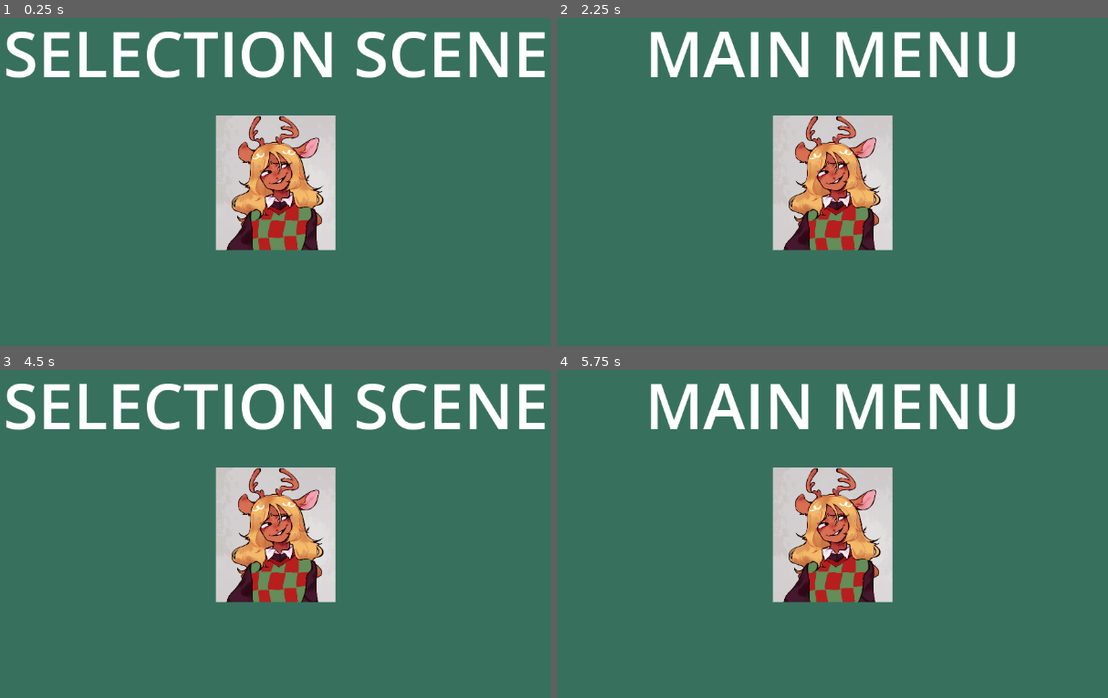
Above: before the commit, frames 1-4 (two rows, left to right).
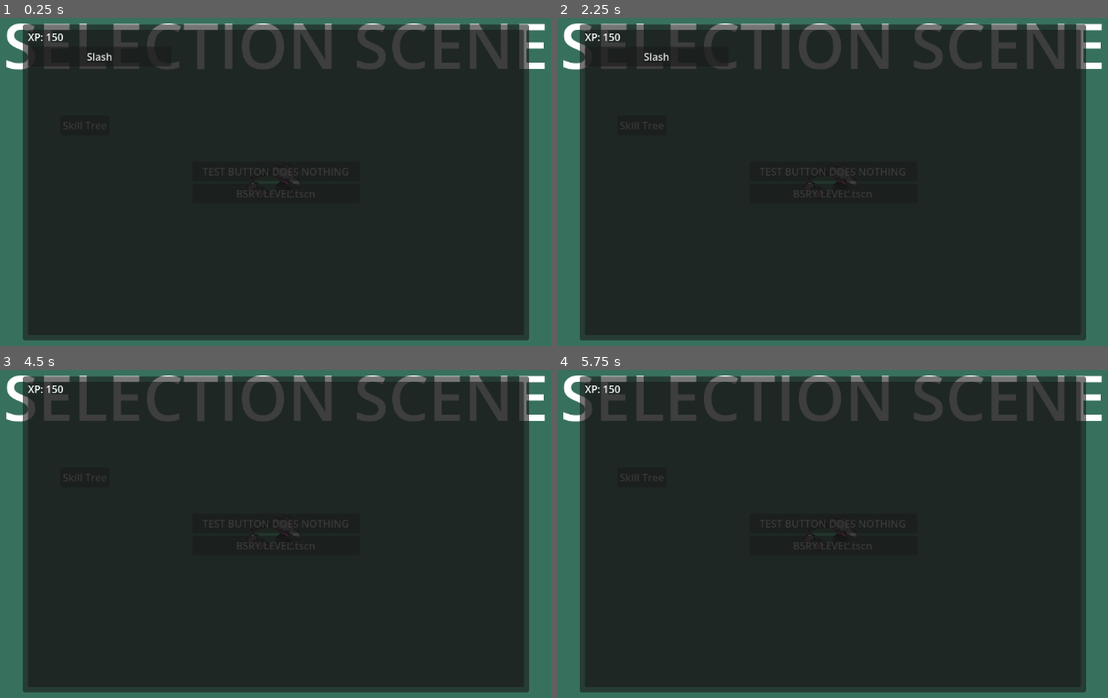
Above: after the commit, the same moments.

Repository: oNeko1/Personal-Project-with-Elroy
Game: Godot game, scene res://Selection_Scene.tscn
Same seed, same stepped clock (60 frames per second), same inputs: the game is played once before the commit and once after it. This scene is started directly instead of the project's main scene.
Inputs (mouse positions are in pixels of both pictures, inside the frame that each line leads up to):
- Up to frame 1 (0.25 s): no input
- Up to frame 2 (2.25 s): click (832, 182) at 0.52 s; click (832, 182) at 1.27 s; click (832, 172) at 2 s, where only the run after the commit has a clickable "TEST BUTTON DOES NOTHING"
- Up to frame 3 (4.5 s): click (275, 547) at 2.75 s, where only the run after the commit has a clickable "BSRY LEVEL.tscn"; click (82, 478) at 3.5 s, where only the run after the commit has a clickable "Skill Tree"; click (99, 409) at 4.25 s, where only the run after the commit has a clickable "Slash"
- Up to frame 4 (5.75 s): click (832, 534) at 5.02 s

The runs differ from the first frame. In frame 1, 89% of the frame differs, in the area x 1-100%, y 1-99%; in frame 2, 89%; in frame 3, 89%; in frame 4, 89%.

Commit message:
Skill Tree with Dynamic Loading, AudioHandler for Single Use Audio, Selection Screen Dynamic fetching of Levels

Diff:
--- /dev/null
+++ b/Scripts/audio_handler.gd
@@ -0,0 +1,31 @@
+extends Node
+
+var available_streams : int;
+var streams : Array[AudioStreamPlayer];
+
+func _ready() -> void:
+	available_streams = 10;
+	for i in range(available_streams):
+		var stream = AudioStreamPlayer.new();
+		stream.finished.connect(stream_playback_callback);
+		add_child(stream);
+		streams.append(stream);
+
+func loan_stream(audio_file : AudioStream) -> bool:
+	assert(streams.size() > 0); ## Must have streams to loan
+	if (available_streams <= 0): return false;
+
+	available_streams -= 1;
+	var stream = streams.pop_front();
+	streams.push_back(stream);
+
+	stream.stream = audio_file;
+	stream.play();
+
+	print("Sanity Check Streams Count: %s" % streams.size());
+	return true;
+
+func stream_playback_callback() -> void:
+	available_streams += 1;
+	print("Stream ended and returned");
+	print("Sanity Check Streams Count: %s" % streams.size());
--- /dev/null
+++ b/Scripts/data_handler.gd
@@ -0,0 +1,16 @@
+extends Node
+
+@export var xp : int = 0;
+@export var skills : Array[SkillResource];
+
+func _deserialize() -> void:
+
+	pass
+
+func _serialize() -> void:
+	var save_data : String = JSON.stringify(self);
+	var save_file = FileAccess.open("user://debug.sav", FileAccess.WRITE);\
+	save_file.store_string(save_data);
+	save_file.close();
+
+	print(save_data);
--- /dev/null
+++ b/Scripts/game/data_handler.tscn
@@ -0,0 +1,8 @@
+[gd_scene format=3 uid="uid://doc5enpkcjaso"]
+
+[ext_resource type="Script" uid="uid://cqo3kk3io3gd2" path="res://Scripts/data_handler.gd" id="1_witxl"]
+
+[node name="DataHandler" type="Node" unique_id=291643003]
+script = ExtResource("1_witxl")
+xp = 150
+metadata/_custom_type_script = "uid://cqo3kk3io3gd2"
--- a/Selection_Scene.tscn
+++ b/Selection_Scene.tscn
@@ -1,8 +1,8 @@
 [gd_scene format=3 uid="uid://c03qdm88kdf1w"]
 
-[ext_resource type="Texture2D" uid="uid://cwae6ghrbo5oh" path="res://Assets/Images/Ralsei1.png" id="1_i5fru"]
-[ext_resource type="Texture2D" uid="uid://bxe7m3d0yos87" path="res://Assets/Images/Noelle.jpg" id="2_fl3d4"]
-[ext_resource type="Script" uid="uid://d2dheexcf6c5w" path="res://Assets/Scripts/test_button.gd" id="3_w0j5x"]
+[ext_resource type="Script" uid="uid://cfin71anhsq00" path="res://selection_scene.gd" id="1_7x141"]
+[ext_resource type="Texture2D" uid="uid://cwae6ghrbo5oh" path="res://Images/Ralsei1.png" id="1_i5fru"]
+[ext_resource type="Script" uid="uid://71l6gp0qnxgf" path="res://skill_tree.gd" id="3_vgv3v"]
 
 [sub_resource type="LabelSettings" id="LabelSettings_gtid3"]
 font_size = 100
@@ -14,6 +14,7 @@
 anchor_bottom = 1.0
 grow_horizontal = 2
 grow_vertical = 2
+script = ExtResource("1_7x141")
 
 [node name="Background" type="TextureRect" parent="." unique_id=690062233]
 layout_mode = 1
@@ -28,40 +29,90 @@
 
 [node name="Title" type="Label" parent="." unique_id=1490866648]
 layout_mode = 1
-anchors_preset = 8
+anchors_preset = 5
 anchor_left = 0.5
-anchor_top = 0.5
 anchor_right = 0.5
-anchor_bottom = 0.5
-offset_left = -127.0
-offset_top = -274.0
-offset_right = 127.0
-offset_bottom = -137.0
+offset_left = -431.0
+offset_top = 37.0
+offset_right = 431.0
+offset_bottom = 174.0
 grow_horizontal = 2
-grow_vertical = 2
 text = "SELECTION SCENE"
 label_settings = SubResource("LabelSettings_gtid3")
 horizontal_alignment = 1
 
-[node name="Test Button" type="TextureButton" parent="." unique_id=398248337]
+[node name="Levels" type="VBoxContainer" parent="." unique_id=1902612597]
 layout_mode = 1
 anchors_preset = 8
 anchor_left = 0.5
 anchor_top = 0.5
 anchor_right = 0.5
 anchor_bottom = 0.5
-offset_left = -94.75
-offset_top = -106.5
-offset_right = 94.75
-offset_bottom = 106.5
+offset_left = -132.5
+offset_top = -20.0
+offset_right = 132.5
+offset_bottom = 20.0
 grow_horizontal = 2
 grow_vertical = 2
-pivot_offset = Vector2(92.75, 100.5)
-texture_normal = ExtResource("2_fl3d4")
-ignore_texture_size = true
-stretch_mode = 0
-script = ExtResource("3_w0j5x")
-scene_to_go_to_path = "uid://brxa1v2cbo0mc"
 
-[connection signal="button_down" from="Test Button" to="Test Button" method="_change_scene"]
-[connection signal="button_down" from="Test Button" to="Test Button" method="_testing_thingy" binds= ["Bye Bye"]]
+[node name="Button" type="Button" parent="Levels" unique_id=355211736]
+layout_mode = 2
+text = "TEST BUTTON DOES NOTHING"
+
+[node name="Button" type="Button" parent="." unique_id=1911592592]
+layout_mode = 1
+anchors_preset = 8
+anchor_left = 0.5
+anchor_top = 0.5
+anchor_right = 0.5
+anchor_bottom = 0.5
+offset_left = -341.0
+offset_top = -106.0
+offset_right = -263.0
+offset_bottom = -75.0
+grow_horizontal = 2
+grow_vertical = 2
+text = "Skill Tree"
+
+[node name="Skill Tree" type="Panel" parent="." unique_id=1995261917]
+layout_mode = 1
+anchors_preset = 8
+anchor_left = 0.5
+anchor_top = 0.5
+anchor_right = 0.5
+anchor_bottom = 0.5
+offset_left = -400.0
+offset_top = -250.0
+offset_right = 400.0
+offset_bottom = 250.0
+grow_horizontal = 2
+grow_vertical = 2
+script = ExtResource("3_vgv3v")
+
+[node name="MarginContainer" type="MarginContainer" parent="Skill Tree" unique_id=756998947]
+layout_mode = 1
+anchors_preset = 15
+anchor_right = 1.0
+anchor_bottom = 1.0
+grow_horizontal = 2
+grow_vertical = 2
+theme_override_constants/margin_left = 8
+theme_override_constants/margin_top = 8
+theme_override_constants/margin_right = 8
+theme_override_constants/margin_bottom = 8
+
+[node name="Panel" type="Panel" parent="Skill Tree/MarginContainer" unique_id=1809837036]
+layout_mode = 2
+
+[node name="Skill Column" type="VBoxContainer" parent="Skill Tree/MarginContainer/Panel" unique_id=905389156]
+layout_mode = 1
+anchors_preset = 9
+anchor_bottom = 1.0
+offset_right = 227.0
+grow_vertical = 2
+
+[node name="XP Label" type="Label" parent="Skill Tree/MarginContainer/Panel/Skill Column" unique_id=1416675478]
+layout_mode = 2
+text = "XP: 0"
+
+[connection signal="pressed" from="Button" to="." method="skill_tree_visibility" binds= [true]]
--- /dev/null
+++ b/levels/BSRY LEVEL.tscn
@@ -0,0 +1,234 @@
+[gd_scene format=3 uid="uid://dafviaqim5xb2"]
+
+[ext_resource type="Script" uid="uid://dnsaigshyl7nt" path="res://Scripts/game/game_manager.gd" id="1_jky51"]
+[ext_resource type="Texture2D" uid="uid://d1thxqykmfj3q" path="res://Images/bsry_ns.png" id="2_ywmlf"]
+[ext_resource type="Texture2D" uid="uid://bxe7m3d0yos87" path="res://Images/Noelle.jpg" id="3_kiqy2"]
+[ext_resource type="Script" uid="uid://0cgcoghvobcy" path="res://skill_button.gd" id="4_lg8aw"]
+[ext_resource type="Environment" uid="uid://h803ea2s51pw" path="res://game_environment.tres" id="5_feele"]
+[ext_resource type="Script" uid="uid://rr8b50yxx50e" path="res://Scripts/game/camera_controller.gd" id="6_2k1ly"]
+[ext_resource type="Texture2D" uid="uid://c3484ykjsg4gy" path="res://Images/Grass.png" id="7_y3x1g"]
+[ext_resource type="Texture2D" uid="uid://dpflodnfswlm8" path="res://Images/Sky Temp.jpg" id="8_wt26i"]
+[ext_resource type="Script" uid="uid://dxjaw3ewa5q5r" path="res://Scripts/game/field_side.gd" id="9_exnu5"]
+[ext_resource type="PackedScene" uid="uid://bmye28lrencpa" path="res://unit_marker.tscn" id="10_cim07"]
+[ext_resource type="Script" uid="uid://ds5ioj772capv" path="res://Scripts/game/unit_marker.gd" id="11_ke5m2"]
+[ext_resource type="PackedScene" uid="uid://c1u3ix4i0rrj5" path="res://commander_marker.tscn" id="12_dcmkw"]
+[ext_resource type="PackedScene" uid="uid://b4jpoiji7e8uo" path="res://base_unit.tscn" id="13_q46sq"]
+[ext_resource type="Script" uid="uid://brsp8iphej1bg" path="res://Scripts/game/Units/commander_unit.gd" id="14_e8r7p"]
+
+[sub_resource type="LabelSettings" id="LabelSettings_n4psk"]
+font_size = 20
+font_color = Color(0, 0, 0, 1)
+
+[sub_resource type="StandardMaterial3D" id="StandardMaterial3D_fbudy"]
+albedo_texture = ExtResource("7_y3x1g")
+uv1_scale = Vector3(5, 5, 5)
+
+[sub_resource type="PlaneMesh" id="PlaneMesh_0m7cd"]
+material = SubResource("StandardMaterial3D_fbudy")
+size = Vector2(10, 10)
+
+[sub_resource type="StandardMaterial3D" id="StandardMaterial3D_2ihbs"]
+albedo_texture = ExtResource("8_wt26i")
+
+[sub_resource type="PlaneMesh" id="PlaneMesh_1qy1k"]
+material = SubResource("StandardMaterial3D_2ihbs")
+
+[node name="Gameplay" type="Node" unique_id=1520298241]
+
+[node name="Singletons" type="Node" parent="." unique_id=1620605301]
+
+[node name="Game Manager" type="Node" parent="Singletons" unique_id=722186434 node_paths=PackedStringArray("player_info_text", "enemy_info_text", "skill_buttons")]
+unique_name_in_owner = true
+script = ExtResource("1_jky51")
+player_info_text = NodePath("../../HUD/Debug Information/Debug Info Player")
+enemy_info_text = NodePath("../../HUD/Debug Information/Debug Info Enemy")
+skill_buttons = [NodePath("../../HUD/Selected Character Info/Skills/Skill Button 1"), NodePath("../../HUD/Selected Character Info/Skills/Skill Button 2"), NodePath("../../HUD/Selected Character Info/Skills/Skill Button 3")]
+
+[node name="HUD" type="CanvasLayer" parent="." unique_id=22292094]
+
+[node name="Selected Character Info" type="Control" parent="HUD" unique_id=1803070469]
+unique_name_in_owner = true
+layout_mode = 3
+anchors_preset = 12
+anchor_top = 1.0
+anchor_right = 1.0
+anchor_bottom = 1.0
+offset_top = -128.0
+grow_horizontal = 2
+grow_vertical = 0
+
+[node name="Background" type="TextureRect" parent="HUD/Selected Character Info" unique_id=831880632]
+layout_mode = 1
+anchors_preset = 2
+anchor_top = 1.0
+anchor_bottom = 1.0
+offset_top = -128.0
+offset_right = 128.0
+grow_vertical = 0
+texture = ExtResource("2_ywmlf")
+expand_mode = 1
+
+[node name="MarginContainer" type="MarginContainer" parent="HUD/Selected Character Info/Background" unique_id=1038553067]
+layout_mode = 1
+anchors_preset = 15
+anchor_right = 1.0
+anchor_bottom = 1.0
+grow_horizontal = 2
+grow_vertical = 2
+theme_override_constants/margin_left = 8
+theme_override_constants/margin_top = 8
+theme_override_constants/margin_right = 8
+theme_override_constants/margin_bottom = 8
+
+[node name="Selected Character Icon" type="TextureRect" parent="HUD/Selected Character Info/Background/MarginContainer" unique_id=1101897449]
+unique_name_in_owner = true
+layout_mode = 2
+texture = ExtResource("3_kiqy2")
+expand_mode = 1
+
+[node name="Selected Character Name" type="Label" parent="HUD/Selected Character Info/Background/MarginContainer/Selected Character Icon" unique_id=1899582077]
+unique_name_in_owner = true
+layout_mode = 1
+anchors_preset = 10
+anchor_right = 1.0
+offset_bottom = 34.0
+grow_horizontal = 2
+text = "BSRY"
+label_settings = SubResource("LabelSettings_n4psk")
+horizontal_alignment = 1
+
+[node name="Skills" type="HBoxContainer" parent="HUD/Selected Character Info" unique_id=1608339866]
+layout_mode = 1
+anchors_preset = 12
+anchor_top = 1.0
+anchor_right = 1.0
+anchor_bottom = 1.0
+offset_left = 128.0
+offset_top = -64.0
+grow_horizontal = 2
+grow_vertical = 0
+
+[node name="Skill Button 1" type="TextureButton" parent="HUD/Selected Character Info/Skills" unique_id=1365229406]
+custom_minimum_size = Vector2(60, 60)
+layout_mode = 2
+texture_normal = ExtResource("3_kiqy2")
+ignore_texture_size = true
+stretch_mode = 0
+flip_h = true
+flip_v = true
+script = ExtResource("4_lg8aw")
+
+[node name="Skill Button 2" type="TextureButton" parent="HUD/Selected Character Info/Skills" unique_id=618608632]
+custom_minimum_size = Vector2(60, 60)
+layout_mode = 2
+texture_normal = ExtResource("3_kiqy2")
+ignore_texture_size = true
+stretch_mode = 0
+flip_v = true
+script = ExtResource("4_lg8aw")
+
+[node name="Skill Button 3" type="TextureButton" parent="HUD/Selected Character Info/Skills" unique_id=1300702426]
+custom_minimum_size = Vector2(60, 60)
+layout_mode = 2
+texture_normal = ExtResource("3_kiqy2")
+ignore_texture_size = true
+stretch_mode = 0
+script = ExtResource("4_lg8aw")
+
+[node name="Debug Information" type="Node" parent="HUD" unique_id=1892498037]
+
+[node name="Debug Info Player" type="Label" parent="HUD/Debug Information" unique_id=1347036721]
+offset_right = 40.0
+offset_bottom = 23.0
+text = "Player Info  | Mana: "
+
+[node name="Debug Info Enemy" type="Label" parent="HUD/Debug Information" unique_id=1285626741]
+offset_top = 30.0
+offset_right = 53.0
+offset_bottom = 53.000004
+text = "Enemy Info | Mana: "
+
+[node name="Battleground" type="Node" parent="." unique_id=1724796918]
+
+[node name="WorldEnvironment" type="WorldEnvironment" parent="Battleground" unique_id=796390977]
+environment = ExtResource("5_feele")
+
+[node name="Main Camera" type="Camera3D" parent="Battleground" unique_id=1292711313]
+transform = Transform3D(1, 0, 0, 0, 0.9533278, 0.3019373, 0, -0.3019373, 0.9533278, 0, 1.28813, 2.9097333)
+fov = 60.0
+script = ExtResource("6_2k1ly")
+
+[node name="Ground" type="MeshInstance3D" parent="Battleground" unique_id=1637221557]
+transform = Transform3D(3, 0, 0, 0, 1, 0, 0, 0, 2, 0, 0, 0)
+mesh = SubResource("PlaneMesh_0m7cd")
+
+[node name="Background" type="MeshInstance3D" parent="Battleground" unique_id=730616694]
+transform = Transform3D(3, 0, -4.371139e-08, -1.3113416e-07, 1.9106855e-15, -1, 0, 1, 1.9106855e-15, 0, 1, -2)
+visible = false
+mesh = SubResource("PlaneMesh_1qy1k")
+
+[node name="Player Side" type="Node" parent="Battleground" unique_id=1674520609 node_paths=PackedStringArray("unit_markers")]
+unique_name_in_owner = true
+script = ExtResource("9_exnu5")
+unit_markers = [NodePath("Commander Marker"), NodePath("Unit Marker"), NodePath("Unit Marker2"), NodePath("Unit Marker3"), NodePath("Unit Marker4")]
+
+[node name="Unit Marker" parent="Battleground/Player Side" unique_id=2100096520 instance=ExtResource("10_cim07")]
+transform = Transform3D(1, 0, 0, 0, 1, 0, 0, 0, 1, -1.8000001, 0, -0.4)
+script = ExtResource("11_ke5m2")
+
+[node name="Unit Marker2" parent="Battleground/Player Side" unique_id=1127739866 instance=ExtResource("10_cim07")]
+transform = Transform3D(1, 0, 0, 0, 1, 0, 0, 0, 1, -0.8000001, 0, -0.4)
+script = ExtResource("11_ke5m2")
+
+[node name="Unit Marker3" parent="Battleground/Player Side" unique_id=2020033994 instance=ExtResource("10_cim07")]
+transform = Transform3D(1, 0, 0, 0, 1, 0, 0, 0, 1, -0.8000001, 0, 0.6)
+script = ExtResource("11_ke5m2")
+
+[node name="Unit Marker4" parent="Battleground/Player Side" unique_id=1435066035 instance=ExtResource("10_cim07")]
+transform = Transform3D(1, 0, 0, 0, 1, 0, 0, 0, 1, -1.8000001, 0, 0.6)
+script = ExtResource("11_ke5m2")
+
+[node name="Commander Marker" parent="Battleground/Player Side" unique_id=456711919 node_paths=PackedStringArray("unit") instance=ExtResource("12_dcmkw")]
+transform = Transform3D(1, 0, 0, 0, 1, 0, 0, 0, 1, -2.5, 0, 0)
+script = ExtResource("11_ke5m2")
+unit = NodePath("Commander")
+
+[node name="Commander" parent="Battleground/Player Side/Commander Marker" unique_id=864296948 instance=ExtResource("13_q46sq")]
+script = ExtResource("14_e8r7p")
+unit_name = "Player Commander"
+
+[node name="Enemy Side" type="Node" parent="Battleground" unique_id=1400707726 node_paths=PackedStringArray("unit_markers")]
+unique_name_in_owner = true
+script = ExtResource("9_exnu5")
+unit_markers = [NodePath("Commander Marker"), NodePath("Unit Marker"), NodePath("Unit Marker2"), NodePath("Unit Marker3"), NodePath("Unit Marker4")]
+
+[node name="Unit Marker" parent="Battleground/Enemy Side" unique_id=1151876877 instance=ExtResource("10_cim07")]
+transform = Transform3D(1, 0, 0, 0, 1, 0, 0, 0, 1, 1.8, 0, -0.4)
+script = ExtResource("11_ke5m2")
+
+[node name="Unit Marker2" parent="Battleground/Enemy Side" unique_id=1356938071 instance=ExtResource("10_cim07")]
+transform = Transform3D(1, 0, 0, 0, 1, 0, 0, 0, 1, 0.8, 0, -0.4)
+script = ExtResource("11_ke5m2")
+
+[node name="Unit Marker3" parent="Battleground/Enemy Side" unique_id=1129229444 instance=ExtResource("10_cim07")]
+transform = Transform3D(1, 0, 0, 0, 1, 0, 0, 0, 1, 0.8, 0, 0.6)
+script = ExtResource("11_ke5m2")
+
+[node name="Unit Marker4" parent="Battleground/Enemy Side" unique_id=1619966762 instance=ExtResource("10_cim07")]
+transform = Transform3D(1, 0, 0, 0, 1, 0, 0, 0, 1, 1.8, 0, 0.6)
+script = ExtResource("11_ke5m2")
+
+[node name="Commander Marker" parent="Battleground/Enemy Side" unique_id=1930247548 node_paths=PackedStringArray("unit") instance=ExtResource("12_dcmkw")]
+transform = Transform3D(1, 0, 0, 0, 1, 0, 0, 0, 1, 2.5, 0, 0)
+script = ExtResource("11_ke5m2")
+unit = NodePath("Commander")
+
+[node name="Commander" parent="Battleground/Enemy Side/Commander Marker" unique_id=2018990911 instance=ExtResource("13_q46sq")]
+script = ExtResource("14_e8r7p")
+unit_name = "Enemy Commander"
+
+[node name="DirectionalLight3D" type="DirectionalLight3D" parent="Battleground" unique_id=211841542]
+
+[connection signal="pressed" from="HUD/Selected Character Info/Skills/Skill Button 1" to="HUD/Selected Character Info/Skills/Skill Button 1" method="_on_pressed"]
+[connection signal="pressed" from="HUD/Selected Character Info/Skills/Skill Button 2" to="HUD/Selected Character Info/Skills/Skill Button 2" method="_on_pressed"]
+[connection signal="pressed" from="HUD/Selected Character Info/Skills/Skill Button 3" to="HUD/Selected Character Info/Skills/Skill Button 3" method="_on_pressed"]
--- a/project.godot
+++ b/project.godot
@@ -14,6 +14,11 @@
 run/main_scene="uid://c7jd5salog4ci"
 config/features=PackedStringArray("4.6", "Forward Plus")
 config/icon="res://icon.svg"
+
+[autoload]
+
+DataHandler="*uid://doc5enpkcjaso"
+AudioHandler="*uid://c5f27ucx8mbtv"
 
 [global_group]
 
--- /dev/null
+++ b/selection_scene.gd
@@ -0,0 +1,32 @@
+extends Control
+
+const levels_directory : String = "res://levels/";
+var levels : Array[PackedScene]
+
+@onready var levels_container: VBoxContainer = $Levels
+@onready var skill_tree: Panel = $"Skill Tree"
+
+# Called when the node enters the scene tree for the first time.
+func _ready() -> void:
+	var level_files = DirAccess.get_files_at(levels_directory);
+	for file in level_files:
+		var level_file_full_path : String = "%s%s" % [levels_directory, file];
+		print(level_file_full_path);
+
+		var level_data : PackedScene = load(level_file_full_path);
+		if (level_data.can_instantiate() == false):
+			printerr("Level cannot be instantiated");
+			continue;
+
+		levels.append(level_data);
+
+		var button : Button = Button.new();
+		button.text = file;
+		button.pressed.connect(load_level_callback.bind(level_data));
+		levels_container.add_child(button);
+
+func load_level_callback(scene : PackedScene) -> void:
+	get_tree().change_scene_to_packed(scene);
+
+func skill_tree_visibility(visibility : bool) -> void:
+	skill_tree.visible = visibility;
--- /dev/null
+++ b/skill_tree.gd
@@ -0,0 +1,29 @@
+extends Panel
+
+const skill_directory : String = "res://skills/";
+
+@onready var skill_column: VBoxContainer = $"MarginContainer/Panel/Skill Column"
+@onready var xp_label: Label = $"MarginContainer/Panel/Skill Column/XP Label"
+
+func _ready() -> void:
+	xp_label.text = "XP: %s" % DataHandler.xp;
+
+	load_locked_skills();
+
+func load_locked_skills() -> void:
+	var skill_dir_access = DirAccess.open(skill_directory);
+	var skill_files = skill_dir_access.get_files();
+	for file in skill_files:
+		var extension = file.substr(file.length() - 5,5);
+		if (extension != ".tres"): continue;
+		var full_path : String = "%s%s" % [skill_directory,file];
+
+		## Polymorphism Check
+		var skill_resource = load(full_path);
+		if (skill_resource is not SkillResource): continue;
+
+		var btn : SkillUnlockButton = SkillUnlockButton.new();
+		btn.skill_resource = skill_resource;
+		skill_column.add_child(btn);
+
+		print(full_path);
--- /dev/null
+++ b/skill_unlock_button.gd
@@ -0,0 +1,23 @@
+extends Button
+class_name SkillUnlockButton
+
+@export var skill_resource : SkillResource;
+
+const MSYBAU = preload("uid://dqgotw7arif50")
+
+func _ready() -> void:
+	if (is_instance_valid(skill_resource) == false):
+		queue_free();
+		printerr("Skill Button instantiated without appropriate Skill Resource")
+
+	text = skill_resource.skill_name;
+	pressed.connect(unlock);
+
+func unlock() -> void:
+	if (DataHandler.xp < skill_resource.xp_cost):
+		print("Insufficient XP to Unlock");
+		return;
+
+	AudioHandler.loan_stream(MSYBAU);
+	DataHandler.xp -= skill_resource.xp_cost;
+	queue_free();
--- /dev/null
+++ b/skills/skill_resource.gd
@@ -0,0 +1,12 @@
+extends Resource
+class_name SkillResource
+
+## XP Cost to unlock
+@export_category("Statistics")
+@export var skill_name : StringName;
+@export var xp_cost : int;
+@export var damage : int;
+@export var mana_cost : int;
+
+@export_category("Resources")
+@export var icon : CompressedTexture2D;
--- /dev/null
+++ b/skills/slash.tres
@@ -0,0 +1,13 @@
+[gd_resource type="Resource" script_class="SkillResource" format=3 uid="uid://d28nns6bxu3mo"]
+
+[ext_resource type="Script" uid="uid://dxqhckd2psxqd" path="res://skills/skill_resource.gd" id="1_uhprg"]
+[ext_resource type="Texture2D" uid="uid://d1thxqykmfj3q" path="res://Images/bsry_ns.png" id="1_y8b6u"]
+
+[resource]
+script = ExtResource("1_uhprg")
+skill_name = &"Slash"
+xp_cost = 120
+damage = 6
+mana_cost = 1
+icon = ExtResource("1_y8b6u")
+metadata/_custom_type_script = "uid://dxqhckd2psxqd"
Not shown, added: Scripts/audio_handler.gd.uid
Not shown, added: Scripts/data_handler.gd.uid
Not shown, added: audio/msybau.ogg.import
Not shown, added: selection_scene.gd.uid
Not shown, added: skill_tree.gd.uid
Not shown, added: skill_unlock_button.gd.uid
Not shown, added: skills/skill_resource.gd.uid
Not shown, added: audio/msybau.ogg
